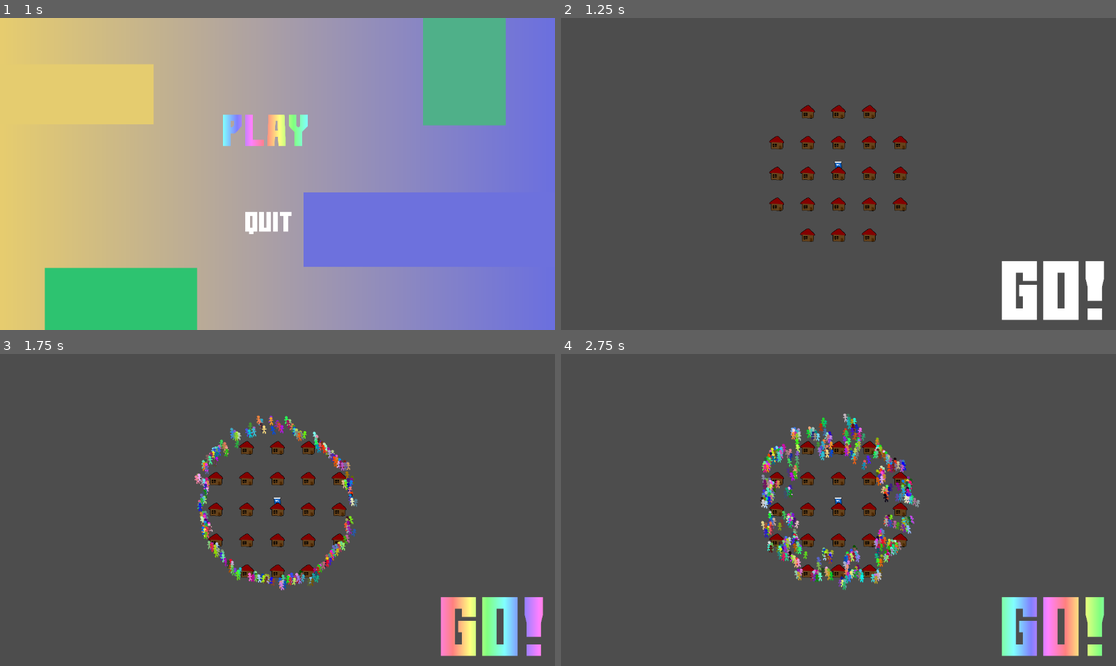
Above: before the commit, frames 1-4 (two rows, left to right).
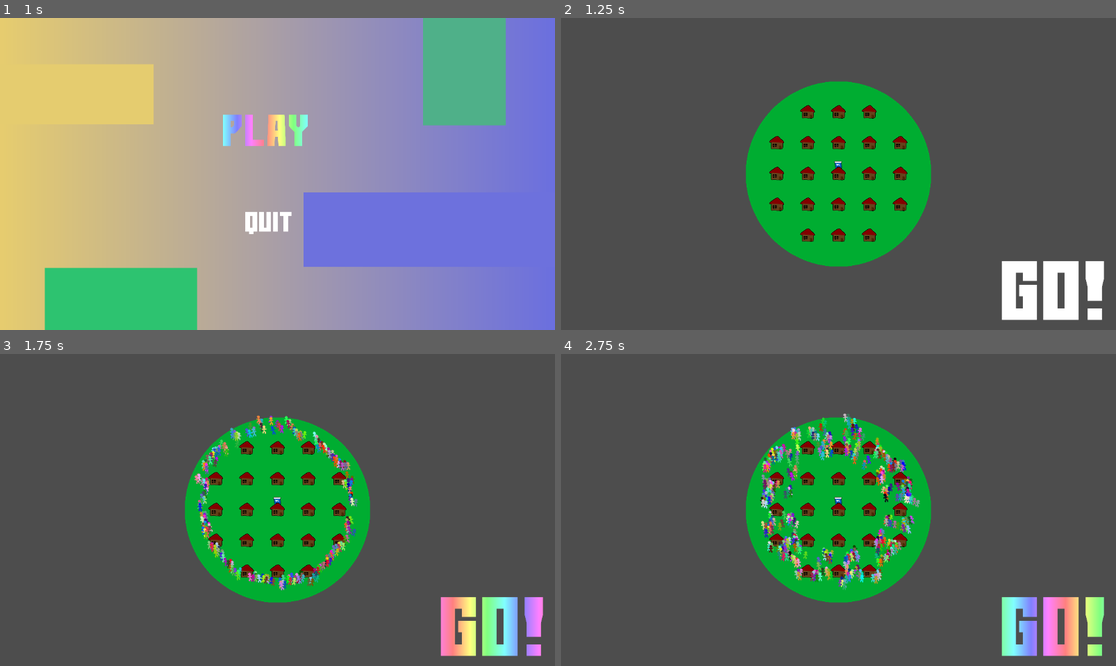
Above: after the commit, the same moments.

Repository: Viggzta/gmtk-jam-2024
Game: Godot game, scene res://main_menu.tscn
Same seed, same stepped clock (60 frames per second), same inputs: the game is played once before the commit and once after it.
Inputs (mouse positions are in pixels of both pictures, inside the frame that each line leads up to):
- Up to frame 1 (1 s): click (271, 130) at 0.5 s
- Up to frame 2 (1.25 s): no input
- Up to frame 3 (1.75 s): click (493, 625) at 1.25 s
- Up to frame 4 (2.75 s): click (1054, 625) at 2 s

Frame 1 is identical in both runs. In frame 2, 14% of the frame differs, in the area x 33-67%, y 20-80%; in frame 3, 13%; in frame 4, 11%.

Commit message:
Add platform

Diff:
--- a/src/scenes/levels/the_level.gd
+++ b/src/scenes/levels/the_level.gd
@@ -9,10 +9,13 @@
 @onready var dude_root: Node2D = $DudeRoot
 @onready var building_root: Node2D = $Navmesh/BuildingRoot
 @onready var navmesh: NavigationRegion2D = $Navmesh
+@onready var background_rect: ColorRect = $BackgroundControl/ColorRect
+
 
 @export var buildable_radius: float = 2.5
 @export var building_offset: int = 256
 @export var dude_spawn_offset: float = 50.0
+@export var platform_extra_offset: float = 80.0
 
 var building_spots: Dictionary = {}
 var current_max_radius: float;
@@ -31,6 +34,9 @@
 	if current_max_radius < radius:
 		current_max_radius = radius
 	navmesh.bake_navigation_polygon()
+	var temp_radius: float = radius * building_offset + dude_spawn_offset + platform_extra_offset
+	background_rect.position = Vector2(-temp_radius, -temp_radius)
+	background_rect.size = Vector2(temp_radius * 2, temp_radius * 2)
 
 func _ready() -> void:
 	_create_build_spots(buildable_radius)
--- a/src/scenes/levels/the_level.tscn
+++ b/src/scenes/levels/the_level.tscn
@@ -1,9 +1,10 @@
-[gd_scene load_steps=6 format=3 uid="uid://7q2324t0mnuw"]
+[gd_scene load_steps=7 format=3 uid="uid://7q2324t0mnuw"]
 
 [ext_resource type="Script" path="res://scenes/levels/the_level.gd" id="1_vl667"]
-[ext_resource type="PackedScene" path="res://scenes/camera.tscn" id="2_1diri"]
-[ext_resource type="PackedScene" uid="uid://bgwmdxqpopxo" path="res://scenes/buildings/shithouse.tscn" id="3_q6e3f"]
+[ext_resource type="PackedScene" uid="uid://d3r14xo6jdyqj" path="res://scenes/camera.tscn" id="2_1diri"]
+[ext_resource type="PackedScene" path="res://scenes/buildings/shithouse.tscn" id="3_q6e3f"]
 [ext_resource type="PackedScene" uid="uid://k2865pts53gq" path="res://scenes/hud.tscn" id="4_2f8vd"]
+[ext_resource type="Material" uid="uid://2nan6h7ds1xj" path="res://scripts/level_base/background_material.tres" id="5_dbp6e"]
 
 [sub_resource type="NavigationPolygon" id="NavigationPolygon_rxodp"]
 vertices = PackedVector2Array(67.6484, 75.6484, 32607.1, 18052.5, -27066.6, 18220.2, -71.6484, 75.6484, -30173, -20072.8, -71.6484, -76.6484, 33367.5, -22200.9, 67.6484, -76.6484)
@@ -13,6 +14,29 @@
 
 [node name="TheLevel" type="Node2D"]
 script = ExtResource("1_vl667")
+
+[node name="BackgroundControl" type="Control" parent="."]
+z_index = -4096
+layout_mode = 3
+anchors_preset = 0
+offset_right = 40.0
+offset_bottom = 40.0
+
+[node name="ColorRect" type="ColorRect" parent="BackgroundControl"]
+material = ExtResource("5_dbp6e")
+layout_mode = 1
+anchors_preset = 8
+anchor_left = 0.5
+anchor_top = 0.5
+anchor_right = 0.5
+anchor_bottom = 0.5
+offset_left = -270.0
+offset_top = -270.0
+offset_right = 230.0
+offset_bottom = 230.0
+grow_horizontal = 2
+grow_vertical = 2
+metadata/_edit_use_anchors_ = true
 
 [node name="Camera" parent="." instance=ExtResource("2_1diri")]
 
--- /dev/null
+++ b/src/scripts/level_base/background.gdshader
@@ -0,0 +1,21 @@
+shader_type canvas_item;
+
+uniform sampler2D inTexture;
+uniform float scale;
+
+void vertex() {
+}
+
+void fragment() {
+    vec2 viewport_size = 1.0 / SCREEN_PIXEL_SIZE;
+    float aspect_ratio = viewport_size.x / viewport_size.y;
+	vec2 backgroundUV = VERTEX;
+	vec4 bg = texture(inTexture, backgroundUV);
+
+    vec2 position = (UV  - 0.5) * aspect_ratio;
+
+    float circle = 1.0 - step(0.5, length(UV - 0.5));
+
+    vec3 circle_coords = vec3(circle);
+    COLOR = vec4(bg.rgb * circle_coords, circle);
+}
--- /dev/null
+++ b/src/scripts/level_base/background_material.tres
@@ -0,0 +1,9 @@
+[gd_resource type="ShaderMaterial" load_steps=3 format=3 uid="uid://2nan6h7ds1xj"]
+
+[ext_resource type="Shader" path="res://scripts/level_base/background.gdshader" id="1_x1ys4"]
+[ext_resource type="Texture2D" uid="uid://r4av7ou5yclp" path="res://art/grass.png" id="2_guq40"]
+
+[resource]
+shader = ExtResource("1_x1ys4")
+shader_parameter/scale = 0.1
+shader_parameter/inTexture = ExtResource("2_guq40")
Binary file added: src/art/grass.png
Not shown, added: src/art/grass.png.import
